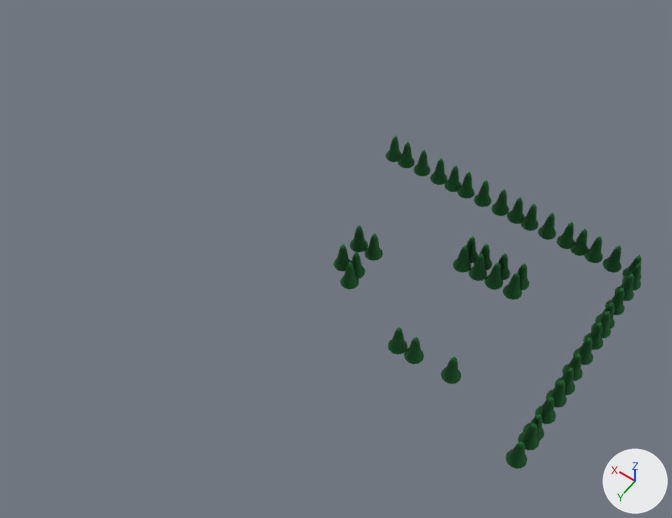
A saved change to the OBJ model Wataha/Wataha/Content/tres.obj.
One viewpoint serves both versions: a 50 mm camera at (-88.8, 138.9, 194.0) aimed at (-2.5, 17.9, 4.0). Arrows for +X, +Y and +Z are at lower right; the lights stay in place. Where no turn or scale is listed for an object, it has been applied to the vertices.
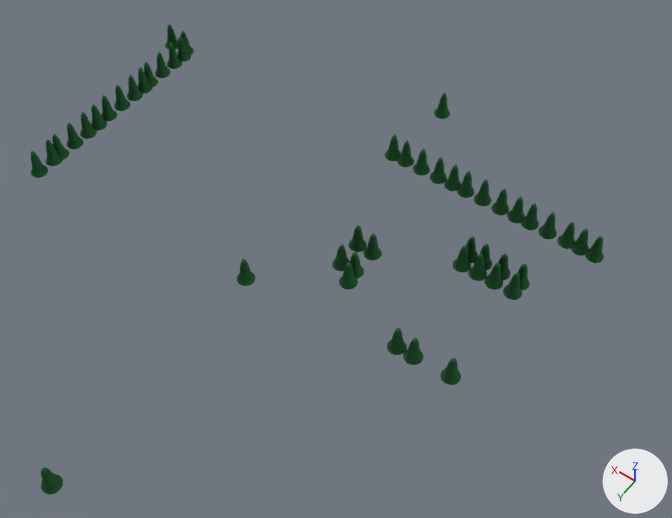
Pixel boxes [x1, y1, x2, y2] of what changed, in the pictures (672 x 518 px):
'Cylinder062', mesh rescaled (17% narrower)
    before: [505, 441, 527, 469]
    after: [30, 151, 48, 178]
'Cylinder063', mesh rescaled (18% narrower)
    before: [518, 423, 539, 450]
    after: [46, 139, 63, 166]
'Cylinder059', mesh rescaled (23% narrower)
    before: [535, 397, 556, 424]
    after: [67, 122, 83, 149]
'Cylinder060', mesh rescaled (18% narrower)
    before: [546, 380, 567, 408]
    after: [80, 112, 97, 139]
'Cylinder055', mesh rescaled (19% narrower)
    before: [573, 338, 593, 365]
    after: [114, 84, 130, 111]
'Cylinder056', mesh rescaled (19% narrower, 7% shorter)
    before: [583, 322, 603, 350]
    after: [127, 75, 143, 101]
'Cylinder054', mesh rescaled (23% narrower)
    before: [562, 354, 583, 381]
    after: [101, 95, 117, 121]
'Cylinder061', mesh rescaled (23% narrower)
    before: [554, 368, 575, 395]
    after: [91, 104, 107, 131]
'Cylinder051', mesh rescaled (19% narrower)
    before: [605, 288, 625, 315]
    after: [155, 52, 171, 78]
'Cylinder035', mesh rescaled
    before: [602, 245, 622, 273]
    after: [165, 24, 178, 49]
'Cylinder052', mesh rescaled (20% narrower)
    before: [615, 274, 634, 301]
    after: [167, 43, 182, 69]
'Cylinder057', mesh rescaled (24% narrower)
    before: [591, 311, 611, 338]
    after: [137, 67, 152, 94]
'Cylinder065', added (green)
    after: [41, 467, 63, 495]
'Cylinder058', mesh rescaled (18% narrower)
    before: [523, 414, 544, 441]
    after: [52, 134, 69, 160]
'Cylinder053', mesh rescaled (25% narrower)
    before: [622, 263, 641, 290]
    after: [177, 36, 191, 62]
'Cylinder050', mesh rescaled
    before: [595, 303, 615, 329]
    after: [144, 62, 158, 88]
'Cylinder064', added
    after: [237, 258, 255, 286]
'Cylinder034', mesh rescaled
    before: [622, 255, 642, 280]
    after: [181, 31, 194, 55]
'Cylinder002', added
    after: [434, 92, 450, 119]

The change, as a list of edits to the scene's bpy script:
```text
Change me_cylinder034:
    where me_cylinder034.from_pydata(...)  # 200 vertices, 210 faces; spans x -69.05..-64.11, y -26.38..-21.44, z 0.0..9.55
    me_cylinder034 part 1: the whole mesh is scaled about its middle by 1.01, then moved by (152.58, -0.23, 0.0)
Change me_cylinder035:
    where me_cylinder035.from_pydata(...)  # 200 vertices, 210 faces; spans x -63.49..-58.56, y -26.38..-21.44, z 0.0..9.55
    me_cylinder035 part 2: the whole mesh is scaled about its middle by 1.01, then moved by (152.64, -0.23, 0.0)
Change me_cylinder050:
    where me_cylinder050.from_pydata(...)  # 200 vertices, 210 faces; spans x -69.77..-64.83, y -8.98..-4.04, z 0.0..9.55
    me_cylinder050 part 3: the whole mesh is scaled about its middle by 1.01, then moved by (152.58, -0.07, 0.0)
Change me_cylinder051:
    where me_cylinder051.from_pydata(...)  # 200 vertices, 210 faces; spans x -69.87..-64.94, y -14.53..-9.59, z 0.0..9.55
    me_cylinder051 part 4: the whole mesh is scaled about its middle by 1.01, then moved by (152.58, -0.12, 0.0)
Change me_cylinder052:
    where me_cylinder052.from_pydata(...)  # 200 vertices, 210 faces; spans x -69.97..-65.04, y -19.85..-14.92, z 0.0..9.55
    me_cylinder052 part 5: the whole mesh is scaled about its middle by 1.01, then moved by (152.57, -0.17, 0.0)
Change me_cylinder053:
    where me_cylinder053.from_pydata(...)  # 200 vertices, 210 faces; spans x -70.05..-65.12, y -24.0..-19.07, z 0.0..9.55
    me_cylinder053 part 6: the whole mesh is scaled about its middle by 1.01, then moved by (152.57, -0.21, 0.0)
Change me_cylinder054:
    where me_cylinder054.from_pydata(...)  # 200 vertices, 210 faces; spans x -69.77..-64.83, y 8.9..13.83, z 0.0..9.55
    me_cylinder054 part 7: the whole mesh is scaled about its middle by 1.01, then moved by (152.58, 0.11, 0.0)
Change me_cylinder055:
    where me_cylinder055.from_pydata(...)  # 200 vertices, 210 faces; spans x -69.87..-64.94, y 3.35..8.28, z 0.0..9.55
    me_cylinder055 part 8: the whole mesh is scaled about its middle by 1.01, then moved by (152.58, 0.05, 0.0)
Change me_cylinder056:
    where me_cylinder056.from_pydata(...)  # 200 vertices, 210 faces; spans x -69.97..-65.04, y -1.98..2.96, z 0.0..9.55
    me_cylinder056 part 9: the whole mesh is scaled about its middle by 1.01, then moved by (152.57, 0.0, 0.0)
Change me_cylinder057:
    where me_cylinder057.from_pydata(...)  # 200 vertices, 210 faces; spans x -70.05..-65.12, y -6.13..-1.19, z 0.0..9.55
    me_cylinder057 part 10: the whole mesh is scaled about its middle by 1.01, then moved by (152.57, -0.04, 0.0)
Change me_cylinder058:
    where me_cylinder058.from_pydata(...)  # 200 vertices, 210 faces; spans x -69.77..-64.83, y 28.42..33.35, z 0.0..9.55
    me_cylinder058 part 11: the whole mesh is scaled about its middle by 1.01, then moved by (152.58, 0.3, 0.0)
Change me_cylinder059:
    where me_cylinder059.from_pydata(...)  # 200 vertices, 210 faces; spans x -69.87..-64.94, y 22.87..27.8, z 0.0..9.55
    me_cylinder059 part 12: the whole mesh is scaled about its middle by 1.01, then moved by (152.58, 0.24, 0.0)
Change me_cylinder060:
    where me_cylinder060.from_pydata(...)  # 200 vertices, 210 faces; spans x -69.97..-65.04, y 17.54..22.48, z 0.0..9.55
    me_cylinder060 part 13: the whole mesh is scaled about its middle by 1.01, then moved by (152.57, 0.19, 0.0)
Change me_cylinder061:
    where me_cylinder061.from_pydata(...)  # 200 vertices, 210 faces; spans x -70.05..-65.12, y 13.39..18.33, z 0.0..9.55
    me_cylinder061 part 14: the whole mesh is scaled about its middle by 1.01, then moved by (152.57, 0.15, 0.0)
Change me_cylinder062:
    where me_cylinder062.from_pydata(...)  # 200 vertices, 210 faces; spans x -69.77..-64.83, y 36.56..41.49, z 0.0..9.55
    me_cylinder062 part 15: the whole mesh is scaled about its middle by 1.01, then moved by (152.58, 0.38, 0.0)
Change me_cylinder063:
    where me_cylinder063.from_pydata(...)  # 200 vertices, 210 faces; spans x -69.87..-64.94, y 31.01..35.94, z 0.0..9.55
    me_cylinder063 part 16: the whole mesh is scaled about its middle by 1.01, then moved by (152.58, 0.32, 0.0)
Add ob_cylinder065:
    ob_cylinder065 = bpy.data.objects.new('Cylinder065', me_cylinder065)  # 200 vertices, 210 faces; spans x 11.46..16.44, y 101.14..106.12, z -1.69..7.95; in mat_material__27 (picture img_drzewo_png)
    ob_cylinder065.location = (0.0, 0.0, 0.0)
Add ob_cylinder064:
    ob_cylinder064 = bpy.data.objects.new('Cylinder064', me_cylinder064)  # 200 vertices, 210 faces; spans x 11.46..16.44, y 32.4..37.38, z -0.05..9.6; in mat_material__27 (picture img_drzewo_png)
    ob_cylinder064.location = (0.0, 0.0, 0.0)
Add ob_cylinder002:
    ob_cylinder002 = bpy.data.objects.new('Cylinder002', me_cylinder002)  # 200 vertices, 210 faces; spans x 2.58..7.51, y -49.51..-44.58, z 0.0..9.55; in mat_material__27 (picture img_drzewo_png)
    ob_cylinder002.location = (0.0, 0.0, 0.0)
```
